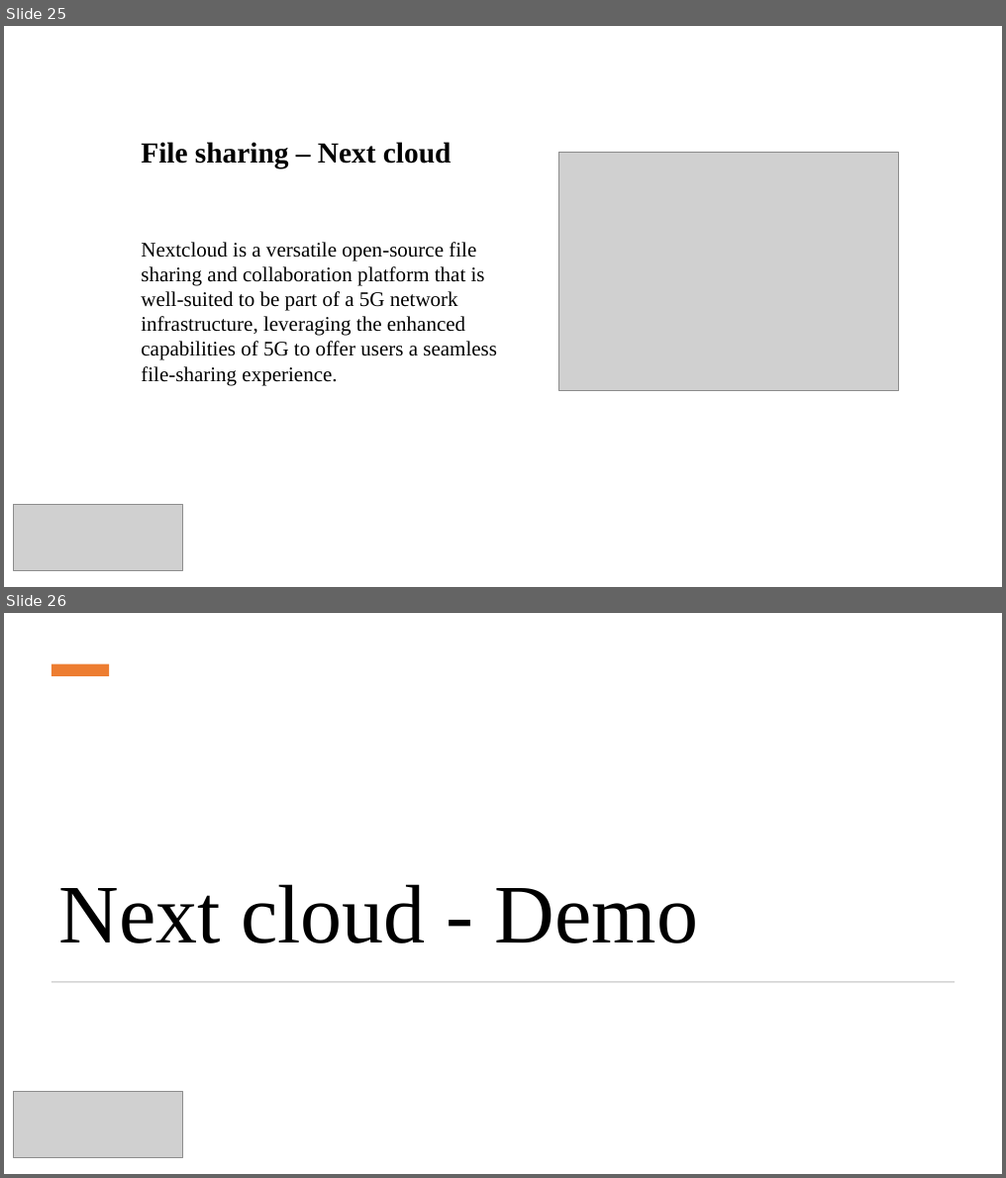
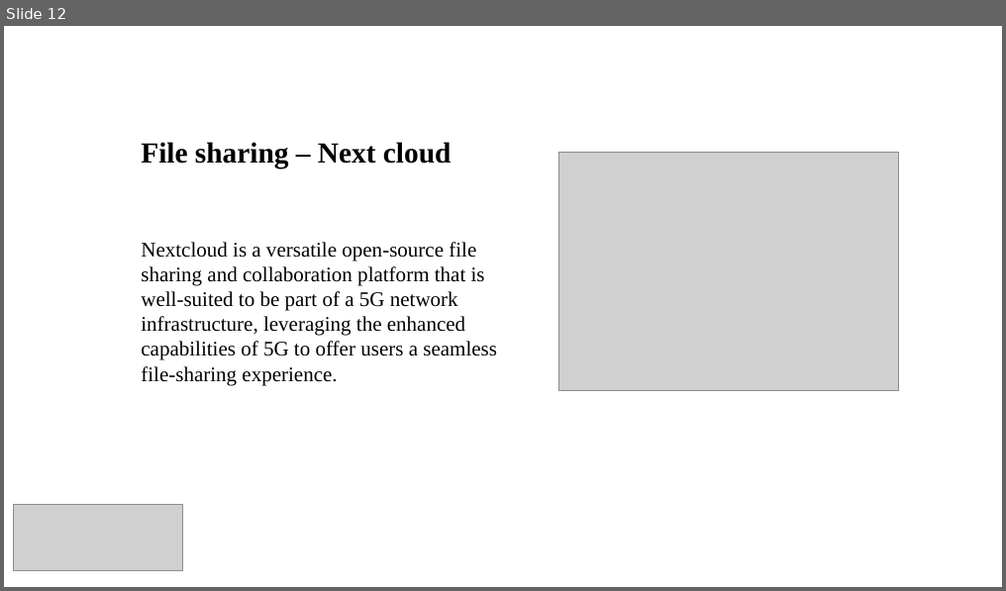
Before and after one commit to kushalprakash6/Standalone-5G-netowrk-simulation, a slide deck: Presentation/Presentation team_entropy.pptx. Shown one above the other, each under a label of ours: slides 25 and 26 before the commit, slide 12 after it. The pictures are 1006x1178 and 1006x591 pixels, drawn with LibreOffice and Linux fonts; fonts in the diff are those of the drawing; grey boxes stand for pictures. Boxes give left, top, right and bottom in pixels: in the first picture for what was removed or moved away, otherwise in the second. Text is boxed around its words. In the diff, an @@ line names an element or a change of style, - is before the commit and + after.

```diff
--- a/Presentation/Presentation team_entropy.pptx
+++ b/Presentation/Presentation team_entropy.pptx
@@ slide 26 removed at (4,613,1002,1174), background #FFFFFF @@
@@ rectangle removed at (52,664,109,676) @@
@@ text removed at (58,884,698,944) @@
-Next cloud - Demo
@@ rectangle removed at (52,981,954,983) @@
@@ picture removed at (14,1091,183,1158) @@
@@ what was slide 25 is now slide 12 @@
```
Also in this commit, not shown: 4 slides changed, 1 slide added, 16 other slides removed.
